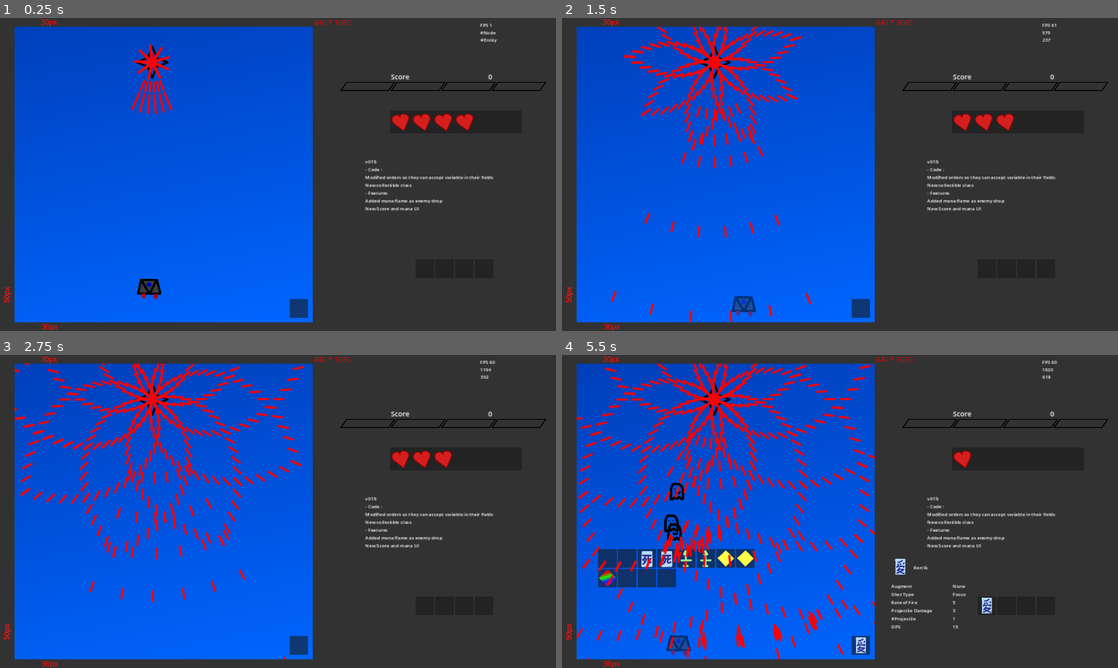
Above: before the commit, frames 1-4 (two rows, left to right).
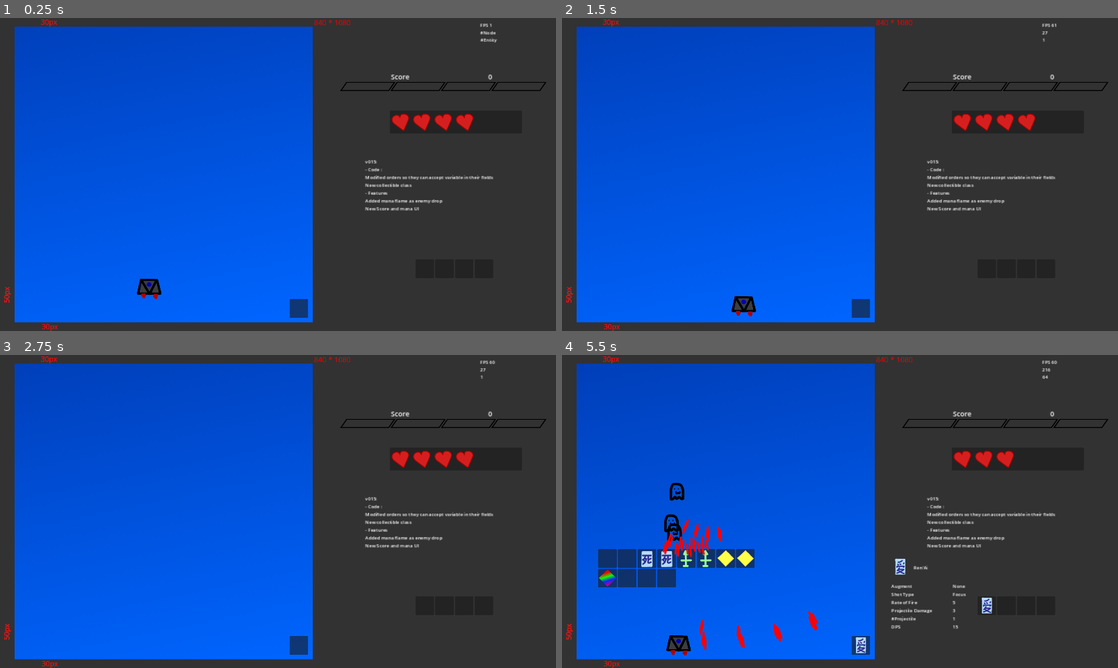
Above: after the commit, the same moments.

Repository: Asylnn/Project-Bullet-Hell
Game: Godot game, scene res://src/scenes/stage/stage_1.tscn
Two runs of this game, one before a commit and one after it. Both use one fixed random seed, a clock stepped at 60 frames per second and the inputs below. The engine's default icon, where the game draws it, is replaced by a stand-in: a white triangle on a blue panel in a dark square.
Inputs (mouse positions are in pixels of both pictures, inside the frame that each line leads up to):
- Up to frame 1 (0.25 s): no input
- Up to frame 2 (1.5 s): move the mouse to (984, 268) at 0.52 s; hold D (Move Right) 0.53-1.28 s; hold Shift (Shift Move ) 0.53-1.28 s; click (984, 268) at 0.67 s; move the mouse to (1006, 268) at 1.27 s; hold S (Move Down) from 1.28 s (still down); tap Z (shoot) at 1.35 s; click (1006, 268) at 1.42 s
- Up to frame 3 (2.75 s): move the mouse to (461, 605) at 2.02 s; release S (Move Down) at 2.03 s; hold D (Move Right) from 2.03 s (still down); hold Shift (Shift Move ) from 2.03 s (still down); click (461, 605) at 2.17 s
- Up to frame 4 (5.5 s): move the mouse to (1045, 605) at 2.77 s; release D (Move Right) at 2.78 s; release Shift (Shift Move ) at 2.78 s; hold W (Move Up) 2.78-3.53 s; tap Z (shoot) at 2.85, 4.35 s; click (1045, 605) at 2.92 s; move the mouse to (862, 646) at 3.52 s; hold Shift (Shift Move ) 3.53-4.28 s; hold A (Move Left) 3.53-5.03 s; click (862, 646) at 3.67 s; tap I (Open Inventory) at 4.15 s; move the mouse to (606, 558) at 4.27 s; click (606, 558) at 4.42 s; move the mouse to (628, 558) at 5.02 s; hold S (Move Down) from 5.03 s (still down); hold Shift (Shift Move ) from 5.03 s (still down); click (628, 558) at 5.17 s

The runs differ from the first frame. In frame 1, 0.7% of the frame differs, in the area x 23-32%, y 8-31%; in frame 2, 3.5%; in frame 3, 4.8%; in frame 4, 6.4%, in the area x 2-89%, y 2-98%.

Commit message:
prettier mana bar and added max mana stocked

Diff:
--- /dev/null
+++ b/Sprites/svg/life bar bar full.svg
@@ -0,0 +1,34 @@
+<?xml version="1.0" encoding="UTF-8" standalone="no"?>
+<!-- Created with Inkscape (http://www.inkscape.org/) -->
+
+<svg
+   width="192"
+   height="32"
+   viewBox="0 0 50.799995 8.4666665"
+   version="1.1"
+   id="svg5"
+   xmlns="http://www.w3.org/2000/svg"
+   xmlns:svg="http://www.w3.org/2000/svg">
+  <defs
+     id="defs2" />
+  <g
+     id="layer1">
+    <g
+       id="g2194"
+       transform="matrix(0.50000923,0,0,0.5,-0.0120784,0.37400875)"
+       style="stroke-width:0.99999077;stroke-miterlimit:4;stroke-dasharray:none;fill:#000080;stroke:none">
+      <g
+         id="rect55"
+         style="stroke-width:0.99999077;stroke-miterlimit:4;stroke-dasharray:none;fill:#000080;stroke:none">
+        <path
+           style="color:#000000;fill:#000080;fill-opacity:0;fill-rule:evenodd;stroke-width:0.99999077;stroke-miterlimit:4;stroke-dasharray:none;stroke:none"
+           d="M 13.963875,-3.4207403 H 104.50468 L 93.445476,13.512591 H 2.9046762 Z"
+           id="path2373" />
+        <path
+           style="color:#000000;fill:#000080;fill-rule:evenodd;stroke-width:0.99999077;stroke-miterlimit:4;stroke-dasharray:none;stroke:none"
+           d="M 11.952219,-0.7480175 11.667642,-0.3427621 0.02071324,16.183623 H 89.690763 L 101.62228,-0.7480175 Z M 12.996297,1.040696 H 98.058462 L 88.646686,14.394909 H 3.5864075 Z"
+           id="path2375" />
+      </g>
+    </g>
+  </g>
+</svg>
--- /dev/null
+++ b/Sprites/svg/life bar under.svg
@@ -0,0 +1,21 @@
+<?xml version="1.0" encoding="UTF-8" standalone="no"?>
+<!-- Created with Inkscape (http://www.inkscape.org/) -->
+
+<svg
+   width="192"
+   height="32"
+   viewBox="0 0 50.799995 8.4666665"
+   version="1.1"
+   id="svg5"
+   xmlns="http://www.w3.org/2000/svg"
+   xmlns:svg="http://www.w3.org/2000/svg">
+  <defs
+     id="defs2" />
+  <g
+     id="layer1">
+    <path
+       id="rect2581"
+       style="fill:#b89dd8;stroke:#000000;stroke-width:0;fill-opacity:1"
+       d="M 6.48619,0.89435679 H 49.018058 L 44.312083,7.5714635 H 1.7811585 Z" />
+  </g>
+</svg>
--- a/src/scenes/UI/ui.tscn
+++ b/src/scenes/UI/ui.tscn
@@ -3,7 +3,7 @@
 [ext_resource type="Script" path="res://src/scripts/UI/ui.gd" id="1_s427g"]
 [ext_resource type="LabelSettings" uid="uid://bx4beocv5cqnq" path="res://src/other/font UI/font_ui.tres" id="2_qxkp4"]
 [ext_resource type="Texture2D" uid="uid://b4at7vnuckd7k" path="res://Sprites/svg/life bar front.svg" id="3_4nx0n"]
-[ext_resource type="Texture2D" uid="uid://d17sggdhgq5o4" path="res://Sprites/svg/life bar progress.svg" id="4_vw86u"]
+[ext_resource type="Texture2D" uid="uid://smkqnb6bom16" path="res://Sprites/svg/life bar under.svg" id="3_4qssv"]
 
 [node name="UI" type="VBoxContainer" groups=["UI"]]
 z_index = 3
@@ -63,7 +63,7 @@
 offset_bottom = 28.0
 max_value = 10.0
 texture_over = ExtResource("3_4nx0n")
-texture_progress = ExtResource("4_vw86u")
+texture_progress = ExtResource("3_4qssv")
 
 [node name="Mana2" type="TextureProgressBar" parent="ManaBar"]
 layout_mode = 2
@@ -72,7 +72,7 @@
 offset_right = 445.0
 offset_bottom = 28.0
 texture_over = ExtResource("3_4nx0n")
-texture_progress = ExtResource("4_vw86u")
+texture_progress = ExtResource("3_4qssv")
 
 [node name="Mana3" type="TextureProgressBar" parent="ManaBar"]
 layout_mode = 2
@@ -81,7 +81,7 @@
 offset_right = 364.0
 offset_bottom = 28.0
 texture_over = ExtResource("3_4nx0n")
-texture_progress = ExtResource("4_vw86u")
+texture_progress = ExtResource("3_4qssv")
 
 [node name="Mana4" type="TextureProgressBar" parent="ManaBar"]
 offset_left = 346.0
@@ -89,7 +89,7 @@
 offset_right = 538.0
 offset_bottom = 28.0
 texture_over = ExtResource("3_4nx0n")
-texture_progress = ExtResource("4_vw86u")
+texture_progress = ExtResource("3_4qssv")
 
 [node name="HBoxContainer" type="HBoxContainer" parent="."]
 layout_mode = 2
--- a/src/scenes/stage/stage_1.tscn
+++ b/src/scenes/stage/stage_1.tscn
@@ -166,6 +166,8 @@
 autostart = true
 
 [node name="Test Enemy" parent="Playing Field" instance=ExtResource("11_qtxky")]
+process_mode = 4
+visible = false
 position = Vector2(526, 153)
 
 [node name="Interface" type="Sprite2D" parent="."]
--- a/src/scripts/UI/inventory.gd
+++ b/src/scripts/UI/inventory.gd
@@ -2,6 +2,7 @@
 
 const INVENTORY_SIZE = 12							## Inventory size
 var mana : int = 0									## Amount of mana stored
+const MAX_MANA = 42
 
 signal update_mana(mana: int)						## Used when the amount of mana stored changed. used for communicating with UI
 
@@ -76,7 +77,7 @@
 
 func _recieved_collectible(collectible : Collectible):
 	if collectible is ManaFlame:
-		mana += collectible.mana
+		mana = max(collectible.mana + mana, MAX_MANA)
 		update_mana.emit(mana)
 
 
--- a/src/scripts/UI/ui.gd
+++ b/src/scripts/UI/ui.gd
@@ -1,9 +1,19 @@
 class_name UI extends VBoxContainer
+##
+## This class bring together all the UI elements
+##
+## For now though, it only have the scoring system and the mana bar, in the futur it should have the
+## player's lifes and maybe the boss bar
 
+##Total score of the player for that playthrough
 var total_score : int = 0
+
+## Texture to apply when the mana bar is full
+var full_bar_text : Texture2D = preload("res://Sprites/svg/life bar progress.svg")
+##How much mana does each bar need to go full
 const MANA_PER_BAR : int = 10
 
-
+##When an enemy dies, update core
 func _on_enemy_died(score : int):
 	total_score += score
 	$"Score/Score".text = str(total_score)
@@ -18,9 +28,13 @@
 	$ManaBar/Mana4.min_value = 30
 	$ManaBar/Mana4.max_value = 40
 
+##Update the mana bar progress
 func _update_mana(mana : int):
-	print(mana)
 	$"ManaBar/Mana1".value = mana
 	$"ManaBar/Mana2".value = mana
 	$"ManaBar/Mana3".value = mana
 	$"ManaBar/Mana4".value = mana
+	if $"ManaBar/Mana1".value >= $"ManaBar/Mana1".max_value : $"ManaBar/Mana1".texture_progress = full_bar_text
+	if $"ManaBar/Mana2".value >= $"ManaBar/Mana2".max_value : $"ManaBar/Mana2".texture_progress = full_bar_text
+	if $"ManaBar/Mana3".value >= $"ManaBar/Mana3".max_value : $"ManaBar/Mana3".texture_progress = full_bar_text
+	if $"ManaBar/Mana4".value >= $"ManaBar/Mana4".max_value : $"ManaBar/Mana4".texture_progress = full_bar_text
Not shown, added: Sprites/svg/life bar bar full.svg.import
Not shown, added: Sprites/svg/life bar under.svg.import
Not shown, changed: changelog.txt
